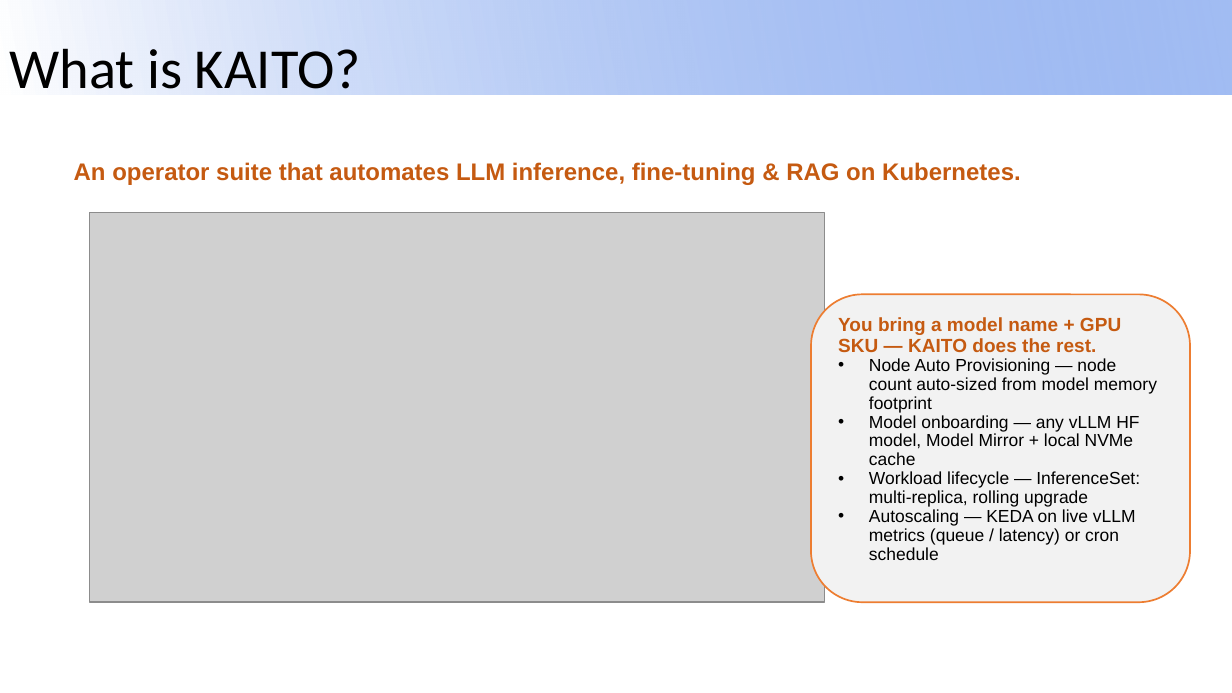
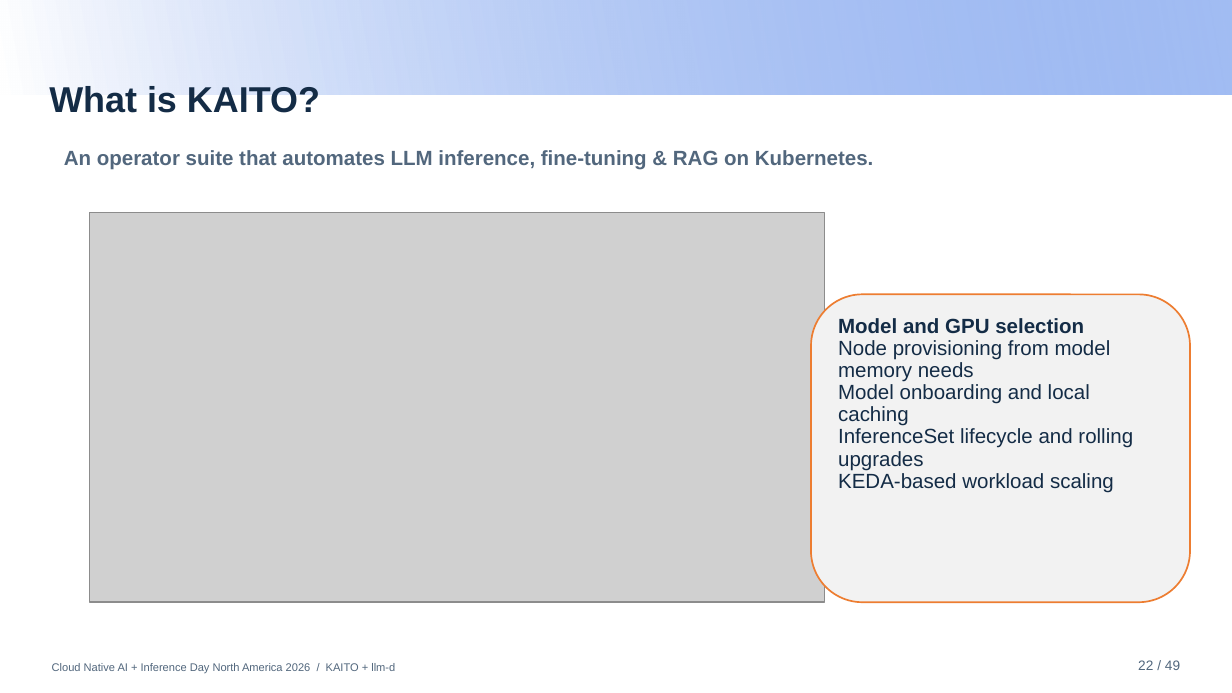
Before and after one commit to andyzhangx/demo, a slide deck: slide 22 of llm/pd-disaggregation/kubecon-na-2026-pd-disaggregation-kaito-llmd.pptx. Drawn at 1232x693 pixels with LibreOffice and Linux fonts; fonts in the diff are those of the drawing; grey boxes stand for pictures; background and template pictures are left out. Boxes give left, top, right and bottom in pixels: in the first picture for what was removed or moved away, otherwise in the second. Text is boxed around its words. In the diff, an @@ line names an element or a change of style, - is before the commit and + after.

```diff
--- a/llm/pd-disaggregation/kubecon-na-2026-pd-disaggregation-kaito-llmd.pptx
+++ b/llm/pd-disaggregation/kubecon-na-2026-pd-disaggregation-kaito-llmd.pptx
@@ title "What is KAITO?": place and size @@
-title "What is KAITO?" at (9,48,361,102)
+title "What is KAITO?" at (49,86,320,113)
@@ title "What is KAITO?" at (49,86,320,113): size 33 to 21 pt, font Calibri to Arial, text colour #000000 to #142C46, bold on @@
@@ text "An operator suite that automates ...": place and size @@
-text "An operator suite that automates ..." at (74,162,1021,185)
+text "An operator suite that automates ..." at (64,150,873,170)
@@ text "An operator suite that automates ..." at (64,150,873,170): size 14 to 12 pt, text colour #C55A11 to #52677D @@
@@ text in rounded rectangle at (838,318,1133,493): text changed; size 10.2 to 12 pt; text colour #000000 to #142C46 @@
-You bring a model name + GPU SKU — KAITO does the rest.
-• Node Auto Provisioning — node count auto-sized from model memory footprint
-• Model onboarding — any vLLM HF model, Model Mirror + local NVMe cache
-• Workload lifecycle — InferenceSet: multi-replica, rolling upgrade
-• Autoscaling — KEDA on live vLLM metrics (queue / latency) or cron schedule
+Model and GPU selection
+Node provisioning from model memory needs
+Model onboarding and local caching
+InferenceSet lifecycle and rolling upgrades
+KEDA-based workload scaling
@@ text added at (52,663,395,673), 6.5 pt, text #52677D @@
+Cloud Native AI + Inference Day North America 2026 / KAITO + llm-d
@@ text added at (1138,660,1180,670), 8 pt, text #52677D @@
+22 / 49
```
Also in this commit, not shown: 40 other slides changed, 7 slides added, 7 slides removed.
